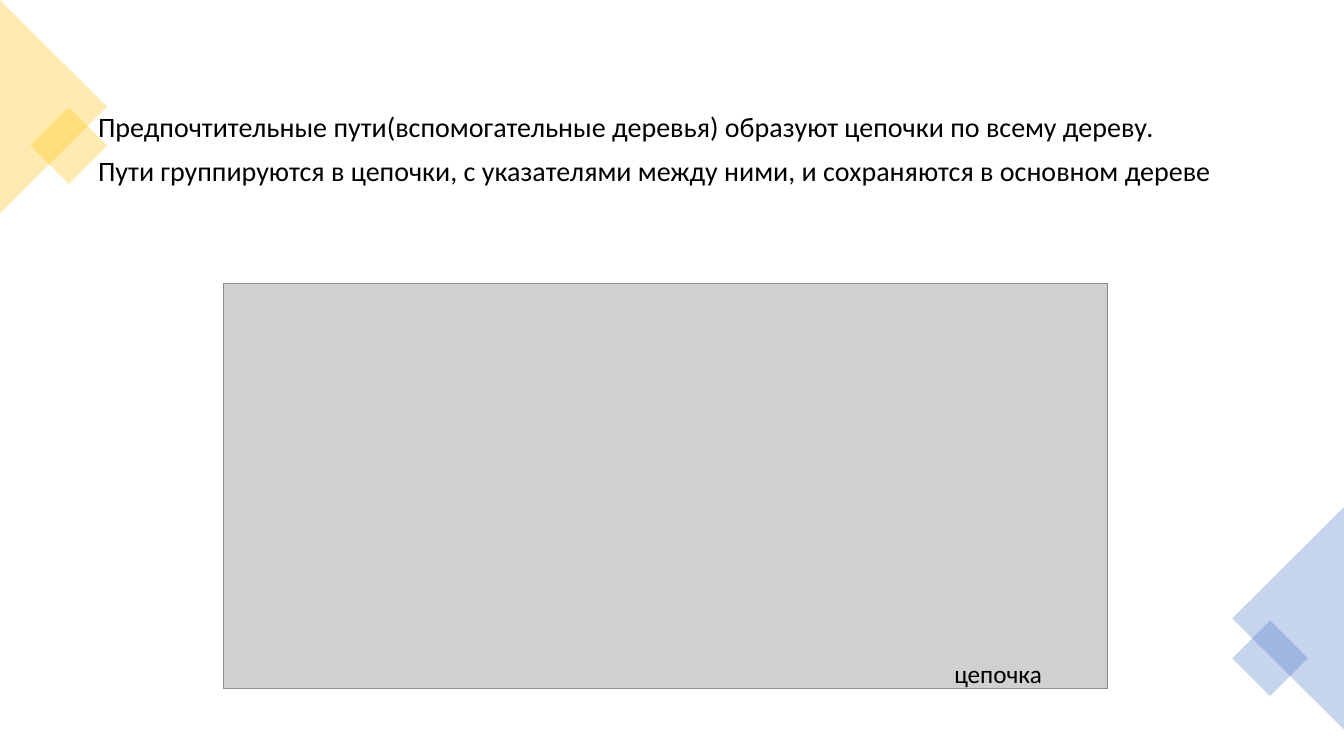
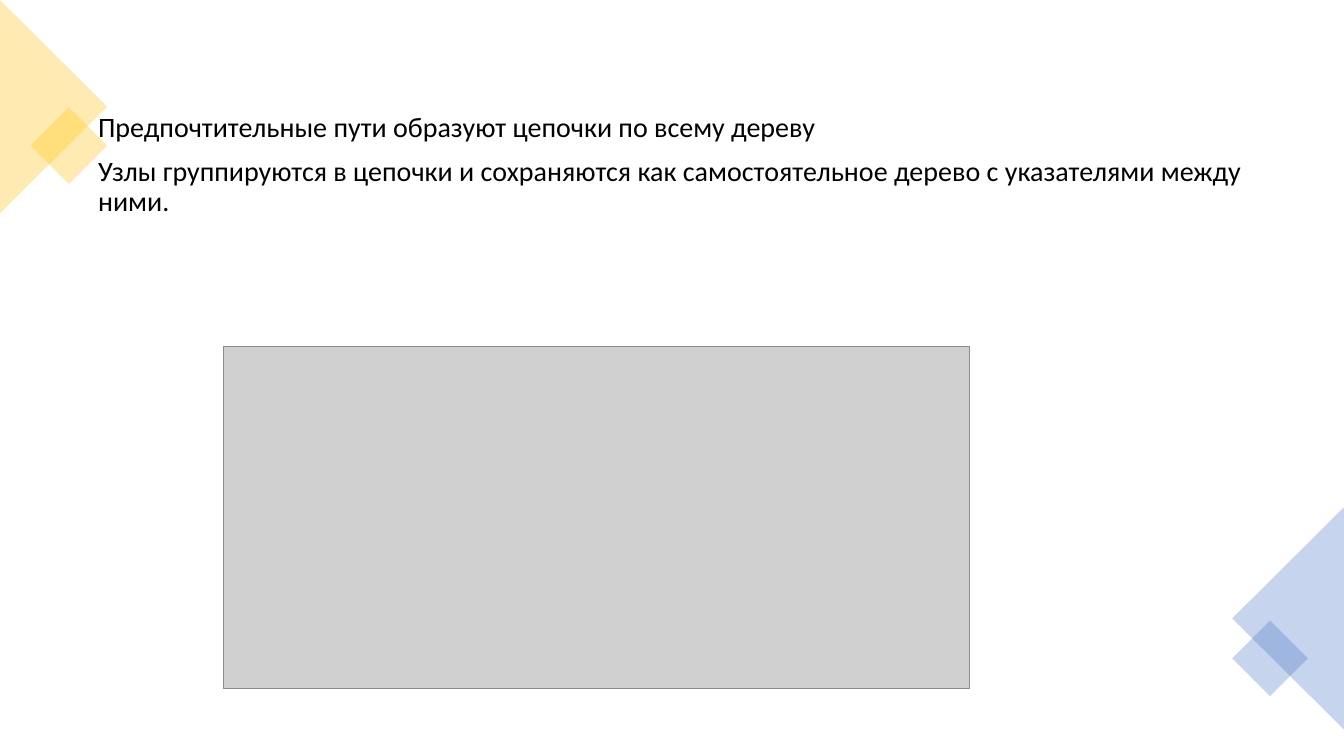
Before and after one commit to Far0ver/TangoTree, a slide deck: slide 5 of Танго дерево презентация.pptx. Drawn at 1344x756 pixels with LibreOffice and Linux fonts; fonts in the diff are those of the drawing; grey boxes stand for pictures. Boxes give left, top, right and bottom in pixels: in the first picture for what was removed or moved away, otherwise in the second. Text is boxed around its words. In the diff, an @@ line names an element or a change of style, - is before the commit and + after.

```diff
--- a/Танго дерево презентация.pptx
+++ b/Танго дерево презентация.pptx
@@ text at [98, 114, 1241, 211]: text changed @@
-Предпочтительные пути(вспомогательные деревья) образуют цепочки по всему дереву.
-Пути группируются в цепочки, с указателями между ними, и сохраняются в основном дереве
+Предпочтительные пути образуют цепочки по всему дереву
+Узлы группируются в цепочки и сохраняются как самостоятельное дерево с указателями между ними.
@@ picture: place and size @@
-picture at [223, 284, 1107, 689]
+picture at [223, 347, 970, 689]
@@ text removed at [954, 670, 1041, 689] @@
-цепочка
```
Also in this commit, not shown: 14 other slides changed, 2 slides added, 2 slides removed, 17 other files.
